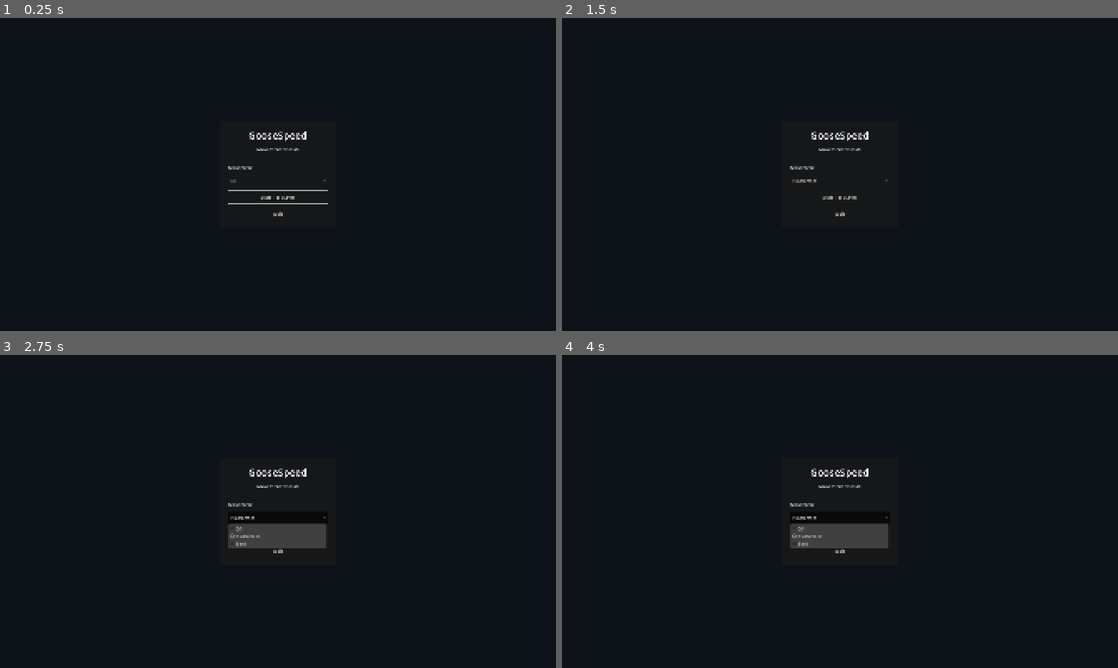
Above: before the commit, frames 1-4 (two rows, left to right).
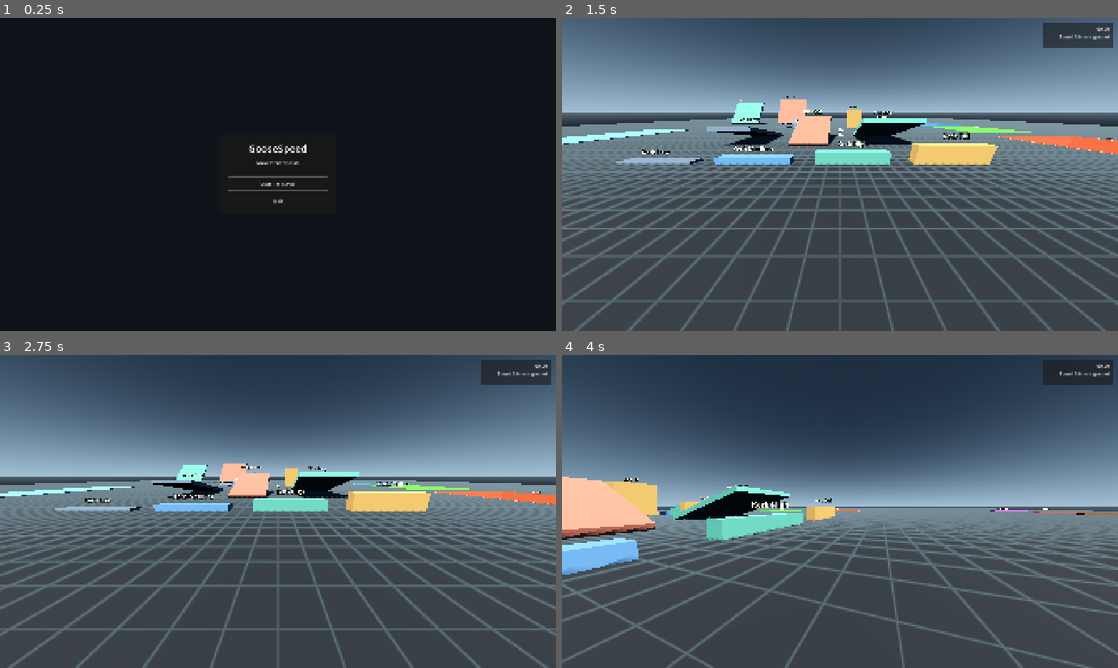
Above: after the commit, the same moments.

Repository: newNadik/Goosespeed
Game: Godot game, scene res://scenes/ui/main_menu.tscn
Same seed, same stepped clock (60 frames per second), same inputs: the game is played once before the commit and once after it.
Inputs (mouse positions are in pixels of both pictures, inside the frame that each line leads up to):
- Up to frame 1 (0.25 s): no input
- Up to frame 2 (1.5 s): click (840, 180) at 0.5 s, where only the run before the commit has a clickable "Q3"; click (840, 196) at 1.25 s, where only the run before the commit has a clickable "Start Test Level"
- Up to frame 3 (2.75 s): click (278, 517) at 2 s, where only the run before the commit has a clickable "Platformer"
- Up to frame 4 (4 s): click (840, 533) at 2.75 s, where only the run before the commit has a clickable "Start Test Level"; tap Enter at 3.5 s; move the mouse to (962, 495) at 3.52 s; hold D (player_right) from 3.53 s (still down); hold Ctrl (player_crouch) from 3.53 s (still down); tap Space (player_jump) at 3.77 s

The runs differ from the first frame. In frame 1, 0.9% of the frame differs, in the area x 41-59%, y 36-64%; in frame 2, 99%, in the area x 0-100%, y 0-100%; in frame 3, 98%; in frame 4, 98%.
Error after the commit: Parse Error: Unexpected ".." in class body. (res://scripts/settings.gd:1)

Commit message:
Move movement backend selection into saved settings

Diff:
--- a/project.godot
+++ b/project.godot
@@ -17,9 +17,9 @@
 
 [autoload]
 
-RuntimeConfig="*res://scripts/gameplay/runtime_config.gd"
-Settings="*res://external/goose-moves/scripts/settings.gd"
-KeybindingsSettings="*res://external/goose-moves/scripts/keybindings_settings.gd"
+GooseGameSettings="*res://scripts/gameplay/goose_game_settings.gd"
+Settings="*res://scripts/settings.gd"
+KeybindingsSettings="*res://scripts/keybindings_settings.gd"
 
 [display]
 
--- /dev/null
+++ b/scenes/ui/goose_settings_menu.tscn
@@ -0,0 +1,55 @@
+[gd_scene load_steps=2 format=3]
+
+[ext_resource type="Script" path="res://scripts/ui/goose_settings_menu.gd" id="1_settings"]
+
+[node name="GooseSettingsMenu" type="Control"]
+visible = false
+layout_mode = 1
+anchors_preset = 15
+anchor_right = 1.0
+anchor_bottom = 1.0
+grow_horizontal = 2
+grow_vertical = 2
+script = ExtResource("1_settings")
+
+[node name="CenterContainer" type="CenterContainer" parent="."]
+layout_mode = 1
+anchors_preset = 15
+anchor_right = 1.0
+anchor_bottom = 1.0
+grow_horizontal = 2
+grow_vertical = 2
+
+[node name="SettingsPanel" type="PanelContainer" parent="CenterContainer"]
+custom_minimum_size = Vector2(420, 0)
+layout_mode = 2
+
+[node name="Margin" type="MarginContainer" parent="CenterContainer/SettingsPanel"]
+layout_mode = 2
+theme_override_constants/margin_left = 28
+theme_override_constants/margin_top = 26
+theme_override_constants/margin_right = 28
+theme_override_constants/margin_bottom = 26
+
+[node name="VBox" type="VBoxContainer" parent="CenterContainer/SettingsPanel/Margin"]
+layout_mode = 2
+theme_override_constants/separation = 14
+
+[node name="Title" type="Label" parent="CenterContainer/SettingsPanel/Margin/VBox"]
+layout_mode = 2
+theme_override_font_sizes/font_size = 30
+text = "Settings"
+horizontal_alignment = 1
+
+[node name="MovementLabel" type="Label" parent="CenterContainer/SettingsPanel/Margin/VBox"]
+layout_mode = 2
+text = "Movement Backend"
+
+[node name="BackendOption" type="OptionButton" parent="CenterContainer/SettingsPanel/Margin/VBox"]
+custom_minimum_size = Vector2(0, 42)
+layout_mode = 2
+
+[node name="BackButton" type="Button" parent="CenterContainer/SettingsPanel/Margin/VBox"]
+custom_minimum_size = Vector2(0, 42)
+layout_mode = 2
+text = "Back"
--- a/scenes/ui/main_menu.tscn
+++ b/scenes/ui/main_menu.tscn
@@ -59,14 +59,6 @@
 custom_minimum_size = Vector2(0, 12)
 layout_mode = 2
 
-[node name="BackendLabel" type="Label" parent="CenterContainer/MainPanel/Margin/VBox"]
-layout_mode = 2
-text = "Movement"
-
-[node name="BackendOption" type="OptionButton" parent="CenterContainer/MainPanel/Margin/VBox"]
-custom_minimum_size = Vector2(0, 40)
-layout_mode = 2
-
 [node name="StartButton" type="Button" parent="CenterContainer/MainPanel/Margin/VBox"]
 custom_minimum_size = Vector2(0, 44)
 layout_mode = 2
--- a/scenes/ui/pause_menu.tscn
+++ b/scenes/ui/pause_menu.tscn
@@ -1,6 +1,7 @@
-[gd_scene load_steps=2 format=3]
+[gd_scene load_steps=3 format=3]
 
 [ext_resource type="Script" path="res://scripts/ui/pause_menu.gd" id="1_pause"]
+[ext_resource type="PackedScene" path="res://scenes/ui/goose_settings_menu.tscn" id="2_settings"]
 
 [node name="PauseMenu" type="CanvasLayer"]
 layer = 5
@@ -64,6 +65,11 @@
 layout_mode = 2
 text = "Restart Level"
 
+[node name="SettingsButton" type="Button" parent="MenuRoot/CenterContainer/PausePanel/Margin/VBox"]
+custom_minimum_size = Vector2(0, 42)
+layout_mode = 2
+text = "Settings"
+
 [node name="MainMenuButton" type="Button" parent="MenuRoot/CenterContainer/PausePanel/Margin/VBox"]
 custom_minimum_size = Vector2(0, 42)
 layout_mode = 2
@@ -73,3 +79,6 @@
 custom_minimum_size = Vector2(0, 42)
 layout_mode = 2
 text = "Quit"
+
+[node name="GooseSettingsMenu" parent="MenuRoot" instance=ExtResource("2_settings")]
+layout_mode = 1
--- /dev/null
+++ b/scripts/gameplay/goose_game_settings.gd
@@ -0,0 +1,62 @@
+extends Node
+
+signal settings_changed
+
+const SAVE_PATH := "user://goosespeed_settings.cfg"
+const SECTION := "goosespeed"
+const MOVEMENT_BASIC := "basic"
+const MOVEMENT_Q3 := "q3"
+const MOVEMENT_PLATFORMER := "platformer"
+const MOVEMENT_BACKENDS := [
+	MOVEMENT_Q3,
+	MOVEMENT_PLATFORMER,
+	MOVEMENT_BASIC,
+]
+const CAMERA_THIRD_PERSON := "third_person"
+const CAMERA_FIRST_PERSON := "first_person"
+
+var movement_backend := MOVEMENT_Q3
+var camera_mode := CAMERA_THIRD_PERSON
+var debug_hud_visible := true
+
+
+func _ready() -> void:
+	load_settings()
+
+
+func load_settings() -> void:
+	var config := ConfigFile.new()
+	var error := config.load(SAVE_PATH)
+	if error != OK:
+		return
+
+	movement_backend = normalize_movement_backend(
+		str(config.get_value(SECTION, "movement_backend", movement_backend))
+	)
+	camera_mode = str(config.get_value(SECTION, "camera_mode", camera_mode))
+	debug_hud_visible = bool(config.get_value(SECTION, "debug_hud_visible", debug_hud_visible))
+
+
+func save_settings() -> void:
+	var config := ConfigFile.new()
+	config.set_value(SECTION, "movement_backend", movement_backend)
+	config.set_value(SECTION, "camera_mode", camera_mode)
+	config.set_value(SECTION, "debug_hud_visible", debug_hud_visible)
+	var error := config.save(SAVE_PATH)
+	if error != OK:
+		push_warning("Failed to save GooseSpeed settings: %s" % error)
+
+
+func set_movement_backend(value: String) -> void:
+	var normalized := normalize_movement_backend(value)
+	if movement_backend == normalized:
+		return
+	movement_backend = normalized
+	save_settings()
+	settings_changed.emit()
+
+
+func normalize_movement_backend(value: String) -> String:
+	if value in MOVEMENT_BACKENDS:
+		return value
+	return MOVEMENT_Q3
--- a/scripts/gameplay/runtime_config.gd
+++ /dev/null
@@ -1,7 +0,0 @@
-extends Node
-
-const MOVEMENT_BASIC := "basic"
-const MOVEMENT_Q3 := "q3"
-const MOVEMENT_PLATFORMER := "platformer"
-
-var movement_backend := MOVEMENT_Q3
--- /dev/null
+++ b/scripts/keybindings_settings.gd
@@ -0,0 +1 @@
+../external/goose-moves/scripts/keybindings_settings.gd
--- a/scripts/player/goose_player_root.gd
+++ b/scripts/player/goose_player_root.gd
@@ -93,9 +93,9 @@
 
 
 func _resolve_movement_backend() -> String:
-	var runtime_config := get_node_or_null("/root/RuntimeConfig")
-	if runtime_config != null:
-		var configured_backend = runtime_config.get("movement_backend")
+	var game_settings := get_node_or_null("/root/GooseGameSettings")
+	if game_settings != null:
+		var configured_backend = game_settings.get("movement_backend")
 		if configured_backend in [BASIC_BACKEND, Q3_BACKEND, PLATFORMER_BACKEND]:
 			return configured_backend
 	return movement_backend
--- /dev/null
+++ b/scripts/settings.gd
@@ -0,0 +1 @@
+../external/goose-moves/scripts/settings.gd
--- /dev/null
+++ b/scripts/ui/goose_settings_menu.gd
@@ -0,0 +1,61 @@
+class_name GooseSettingsMenu
+extends Control
+
+signal back_requested
+signal movement_backend_changed(backend: String)
+
+@onready var backend_option: OptionButton = $CenterContainer/SettingsPanel/Margin/VBox/BackendOption
+@onready var back_button: Button = $CenterContainer/SettingsPanel/Margin/VBox/BackButton
+
+var syncing := false
+
+
+func _ready() -> void:
+	_populate_backend_options()
+	backend_option.item_selected.connect(on_backend_selected)
+	back_button.pressed.connect(on_back_pressed)
+
+
+func show_settings() -> void:
+	_sync_from_settings()
+	visible = true
+	backend_option.grab_focus()
+
+
+func hide_settings() -> void:
+	visible = false
+
+
+func on_backend_selected(index: int) -> void:
+	if syncing:
+		return
+	var backend := str(backend_option.get_item_metadata(index))
+	GooseGameSettings.set_movement_backend(backend)
+	movement_backend_changed.emit(backend)
+
+
+func on_back_pressed() -> void:
+	back_requested.emit()
+
+
+func _populate_backend_options() -> void:
+	backend_option.clear()
+	_add_backend_option("Q3", GooseGameSettings.MOVEMENT_Q3)
+	_add_backend_option("Platformer", GooseGameSettings.MOVEMENT_PLATFORMER)
+	_add_backend_option("Basic", GooseGameSettings.MOVEMENT_BASIC)
+	_sync_from_settings()
+
+
+func _add_backend_option(label: String, backend: String) -> void:
+	backend_option.add_item(label)
+	backend_option.set_item_metadata(backend_option.item_count - 1, backend)
+
+
+func _sync_from_settings() -> void:
+	syncing = true
+	for index in backend_option.item_count:
+		if backend_option.get_item_metadata(index) == GooseGameSettings.movement_backend:
+			backend_option.select(index)
+			syncing = false
+			return
+	syncing = false
--- a/scripts/ui/main_menu.gd
+++ b/scripts/ui/main_menu.gd
@@ -4,12 +4,10 @@
 const LEVEL_SCENE := "res://scenes/test/goosespeed_movement_lab.tscn"
 
 @onready var start_button: Button = $CenterContainer/MainPanel/Margin/VBox/StartButton
-@onready var backend_option: OptionButton = $CenterContainer/MainPanel/Margin/VBox/BackendOption
 @onready var quit_button: Button = $CenterContainer/MainPanel/Margin/VBox/QuitButton
 
 
 func _ready() -> void:
-	_populate_backend_options()
 	start_button.pressed.connect(on_start_pressed)
 	quit_button.pressed.connect(on_quit_pressed)
 	Input.mouse_mode = Input.MOUSE_MODE_VISIBLE
@@ -17,24 +15,8 @@
 
 
 func on_start_pressed() -> void:
-	var selected_index := backend_option.selected
-	RuntimeConfig.movement_backend = str(backend_option.get_item_metadata(selected_index))
 	get_tree().change_scene_to_file(LEVEL_SCENE)
 
 
 func on_quit_pressed() -> void:
 	get_tree().quit()
-
-
-func _populate_backend_options() -> void:
-	backend_option.clear()
-	backend_option.add_item("Q3")
-	backend_option.set_item_metadata(0, RuntimeConfig.MOVEMENT_Q3)
-	backend_option.add_item("Platformer")
-	backend_option.set_item_metadata(1, RuntimeConfig.MOVEMENT_PLATFORMER)
-	backend_option.add_item("Basic")
-	backend_option.set_item_metadata(2, RuntimeConfig.MOVEMENT_BASIC)
-	for index in backend_option.item_count:
-		if backend_option.get_item_metadata(index) == RuntimeConfig.movement_backend:
-			backend_option.select(index)
-			return
--- a/scripts/ui/pause_menu.gd
+++ b/scripts/ui/pause_menu.gd
@@ -4,10 +4,13 @@
 const MAIN_MENU_SCENE := "res://scenes/ui/main_menu.tscn"
 
 @onready var menu_root: Control = $MenuRoot
+@onready var pause_panel: PanelContainer = $MenuRoot/CenterContainer/PausePanel
 @onready var resume_button: Button = $MenuRoot/CenterContainer/PausePanel/Margin/VBox/ResumeButton
 @onready var restart_button: Button = $MenuRoot/CenterContainer/PausePanel/Margin/VBox/RestartButton
+@onready var settings_button: Button = $MenuRoot/CenterContainer/PausePanel/Margin/VBox/SettingsButton
 @onready var main_menu_button: Button = $MenuRoot/CenterContainer/PausePanel/Margin/VBox/MainMenuButton
 @onready var quit_button: Button = $MenuRoot/CenterContainer/PausePanel/Margin/VBox/QuitButton
+@onready var settings_menu = $MenuRoot/GooseSettingsMenu
 
 var open := false
 
@@ -16,8 +19,11 @@
 	process_mode = Node.PROCESS_MODE_ALWAYS
 	resume_button.pressed.connect(on_resume_pressed)
 	restart_button.pressed.connect(on_restart_pressed)
+	settings_button.pressed.connect(on_settings_pressed)
 	main_menu_button.pressed.connect(on_main_menu_pressed)
 	quit_button.pressed.connect(on_quit_pressed)
+	settings_menu.back_requested.connect(on_settings_back_requested)
+	settings_menu.movement_backend_changed.connect(on_movement_backend_changed)
 	set_open(false, false)
 
 
@@ -27,6 +33,10 @@
 	var key_event := event as InputEventKey
 	if not key_event.pressed or key_event.echo or not Input.is_action_just_pressed(&"ui_cancel"):
 		return
+	if open and settings_menu.visible:
+		show_pause_panel()
+		get_viewport().set_input_as_handled()
+		return
 	set_open(not open)
 	get_viewport().set_input_as_handled()
 
@@ -34,6 +44,8 @@
 func set_open(value: bool, update_mouse_mode := true) -> void:
 	open = value
 	menu_root.visible = value
+	settings_menu.hide_settings()
+	pause_panel.visible = value
 	get_tree().paused = value
 	if value:
 		resume_button.grab_focus()
@@ -58,6 +70,21 @@
 	get_tree().reload_current_scene()
 
 
+func on_settings_pressed() -> void:
+	pause_panel.visible = false
+	settings_menu.show_settings()
+
+
+func on_settings_back_requested() -> void:
+	show_pause_panel()
+
+
+func on_movement_backend_changed(_backend: String) -> void:
+	set_open(false, false)
+	get_tree().paused = false
+	get_tree().reload_current_scene()
+
+
 func on_main_menu_pressed() -> void:
 	set_open(false, false)
 	get_tree().paused = false
@@ -67,3 +94,9 @@
 
 func on_quit_pressed() -> void:
 	get_tree().quit()
+
+
+func show_pause_panel() -> void:
+	settings_menu.hide_settings()
+	pause_panel.visible = true
+	resume_button.grab_focus()
--- /dev/null
+++ b/tests/test_goose_game_settings.gd
@@ -0,0 +1,52 @@
+extends Node
+
+const SETTINGS_MENU_SCENE := preload("res://scenes/ui/goose_settings_menu.tscn")
+
+
+func _ready() -> void:
+	var original_backend: String = GooseGameSettings.movement_backend
+
+	GooseGameSettings.set_movement_backend(GooseGameSettings.MOVEMENT_PLATFORMER)
+	GooseGameSettings.movement_backend = GooseGameSettings.MOVEMENT_Q3
+	GooseGameSettings.load_settings()
+	if GooseGameSettings.movement_backend != GooseGameSettings.MOVEMENT_PLATFORMER:
+		push_error("Saved movement backend did not load")
+		get_tree().quit(1)
+		return
+
+	if GooseGameSettings.normalize_movement_backend("unknown") != GooseGameSettings.MOVEMENT_Q3:
+		push_error("Invalid movement backend did not normalize to Q3")
+		get_tree().quit(1)
+		return
+
+	var settings_menu := SETTINGS_MENU_SCENE.instantiate()
+	add_child(settings_menu)
+	await get_tree().process_frame
+	if not _settings_menu_backends_are_valid(settings_menu):
+		settings_menu.queue_free()
+		_restore_backend(original_backend)
+		get_tree().quit(1)
+		return
+
+	settings_menu.queue_free()
+	_restore_backend(original_backend)
+	print("Goose game settings OK")
+	get_tree().quit(0)
+
+
+func _settings_menu_backends_are_valid(settings_menu: Node) -> bool:
+	var backend_option := settings_menu.get_node("CenterContainer/SettingsPanel/Margin/VBox/BackendOption") as OptionButton
+	var expected_backends := GooseGameSettings.MOVEMENT_BACKENDS
+	if backend_option.item_count != expected_backends.size():
+		push_error("Settings backend option count is wrong")
+		return false
+	for index in backend_option.item_count:
+		var backend := str(backend_option.get_item_metadata(index))
+		if backend != expected_backends[index]:
+			push_error("Settings backend option %d is %s, expected %s" % [index, backend, expected_backends[index]])
+			return false
+	return true
+
+
+func _restore_backend(backend: String) -> void:
+	GooseGameSettings.set_movement_backend(backend)
--- /dev/null
+++ b/tests/test_goose_game_settings.tscn
@@ -0,0 +1,6 @@
+[gd_scene load_steps=2 format=3]
+
+[ext_resource type="Script" path="res://tests/test_goose_game_settings.gd" id="1_settings_test"]
+
+[node name="TestGooseGameSettings" type="Node"]
+script = ExtResource("1_settings_test")
--- a/tests/test_movement_backends.gd
+++ b/tests/test_movement_backends.gd
@@ -9,8 +9,9 @@
 
 
 func _ready() -> void:
+	var original_backend: String = GooseGameSettings.movement_backend
 	for backend in BACKENDS:
-		RuntimeConfig.movement_backend = backend
+		GooseGameSettings.movement_backend = backend
 		var player := PLAYER_SCENE.instantiate()
 		add_child(player)
 		await get_tree().process_frame
@@ -43,6 +44,7 @@
 		player.queue_free()
 		await get_tree().process_frame
 
+	GooseGameSettings.movement_backend = original_backend
 	print("Movement backends OK: %d backends" % BACKENDS.size())
 	get_tree().quit(0)
 
Not shown, added: scripts/gameplay/goose_game_settings.gd.uid
Not shown, removed: scripts/gameplay/runtime_config.gd.uid
Not shown, added: scripts/keybindings_settings.gd.uid
Not shown, added: scripts/settings.gd.uid
Not shown, added: scripts/ui/goose_settings_menu.gd.uid
Not shown, added: tests/test_goose_game_settings.gd.uid
